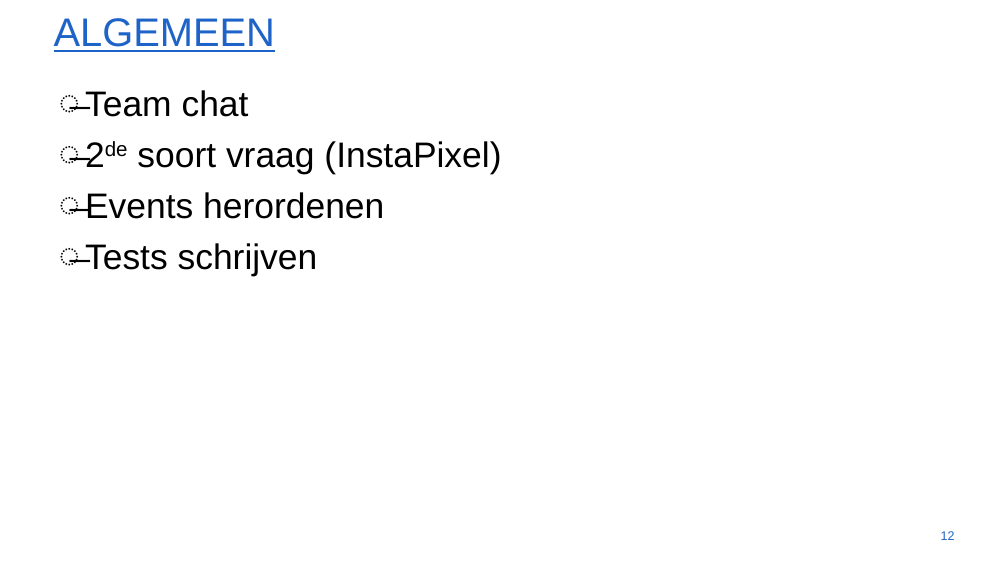
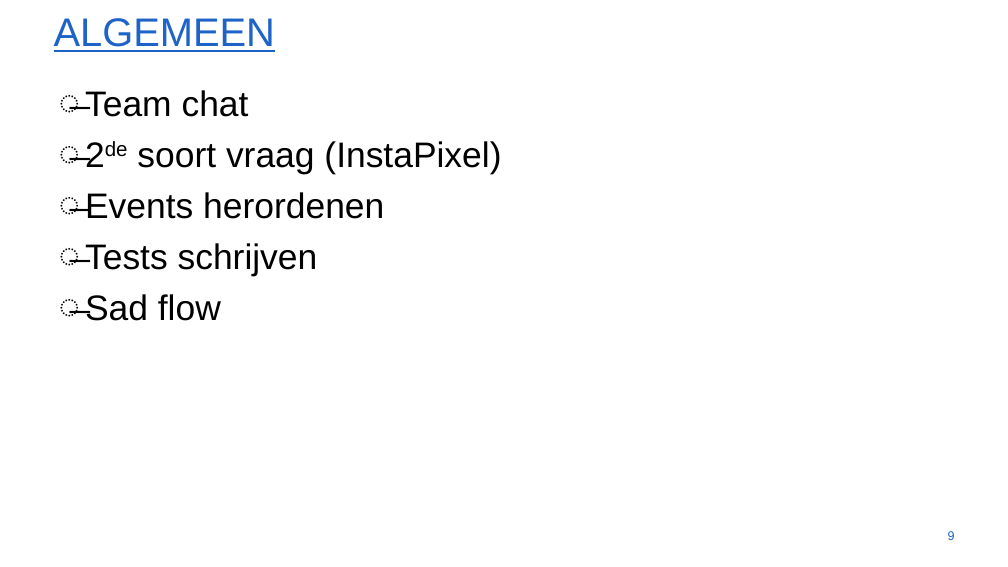
Before and after one commit to gartangh/Software-Development-Project, a slide deck: slide 9 of Sprint_1.pptx (slide 12 before the commit). Drawn at 1008x567 pixels with LibreOffice and Linux fonts; fonts in the diff are those of the drawing; background and template pictures are left out. Boxes give left, top, right and bottom in pixels: in the first picture for what was removed or moved away, otherwise in the second. Text is boxed around its words. In the diff, an @@ line names an element or a change of style, - is before the commit and + after.

```diff
--- a/Sprint_1.pptx
+++ b/Sprint_1.pptx
@@ text at (85,294,221,321): paragraph added @@
+̶ Sad flow
@@ page number at (948,531,955,540): text changed @@
-12
+9
```
Also in this commit, not shown: 2 other slides changed, 3 slides removed.
